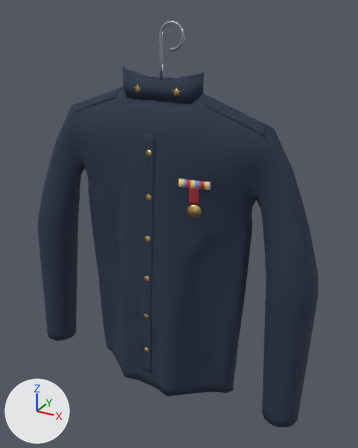
One commit to the Blender file tools/blender/quarters/dress_uniform/tunic-working.blend: the scene before it, then after it.
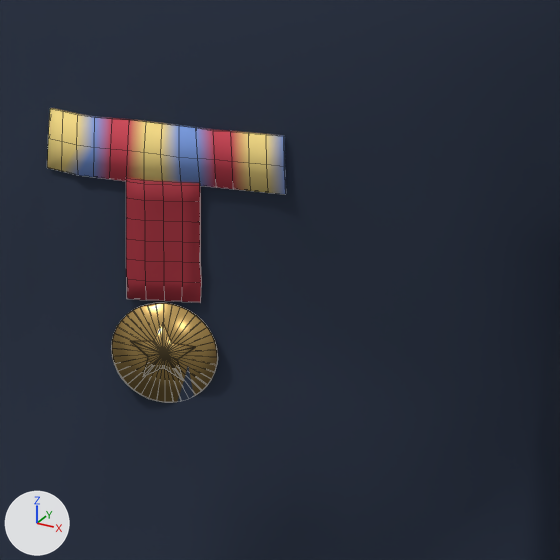
The first picture shows the older version from a camera (50 mm lens) standing at (0.562, -0.944, 0.026) and looking at (0.041, 0.003, -0.447). The close-ups show the older and then the newer version on the part from 48% to 69% of the width and 37% to 54% of the height of that picture. Only the edits that show in the close-ups are written down. Arrows for +X, +Y and +Z are at lower left; the lights stay in place. The close-ups show mesh edges as thin lines.

Names of what the first close-up shows: 'Medal', 'RibbonBar', 'TunicBody'.
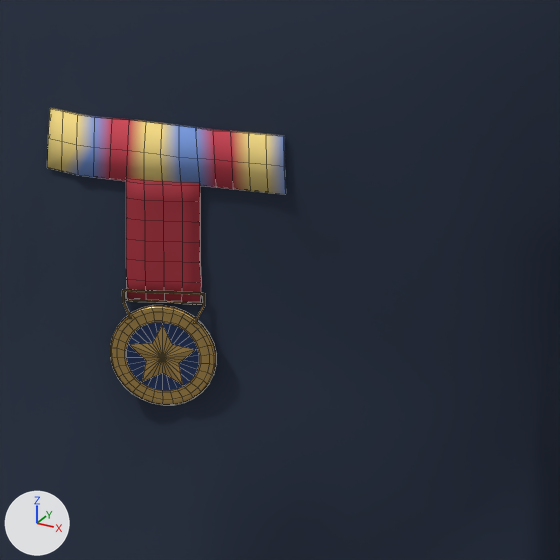
The change in detail:
Material 'MedalEnamel' (mat_medalenamel) is new.
Its base color is (0.008, 0.025, 0.095) (dark blue #162c57).
Its roughness is 0.22.
me_medal is used by ob_medal; location (0.0, 0.0, 0.0).
me_medal had 174 vertices, 218 faces and spanned x 0.0927..0.1237, y -0.0563..-0.0455, z -0.399..-0.3281.
me_medal now has 491 vertices, 485 faces and spans x 0.0933..0.1242, y -0.057..-0.046, z -0.3991..-0.3281.
me_medal part 1: the loose piece of 82 vertices spanning x 0.0927..0.1237, y -0.0546..-0.0455, z -0.399..-0.367 is rebuilt with 421 vertices and now spans x 0.0933..0.1242, y -0.057..-0.046, z -0.3991..-0.3628.
me_medal part 2: the loose piece of 22 vertices spanning x 0.0985..0.1177, y -0.0537..-0.0482, z -0.3911..-0.373 is deleted.
me_medal gains material mat_medalenamel (dark blue #162c57).

Changed parts and their boxes [x1, y1, x2, y2] in the close-ups (560 x 560 px):
'Medal', reshaped: before [111, 178, 218, 402]; after [110, 178, 217, 405]
part 1 of me_medal, rebuilt (17% taller): before [111, 303, 218, 402]; after [110, 289, 217, 405]
part 2 of me_medal, deleted (orange): before [130, 323, 195, 380]
